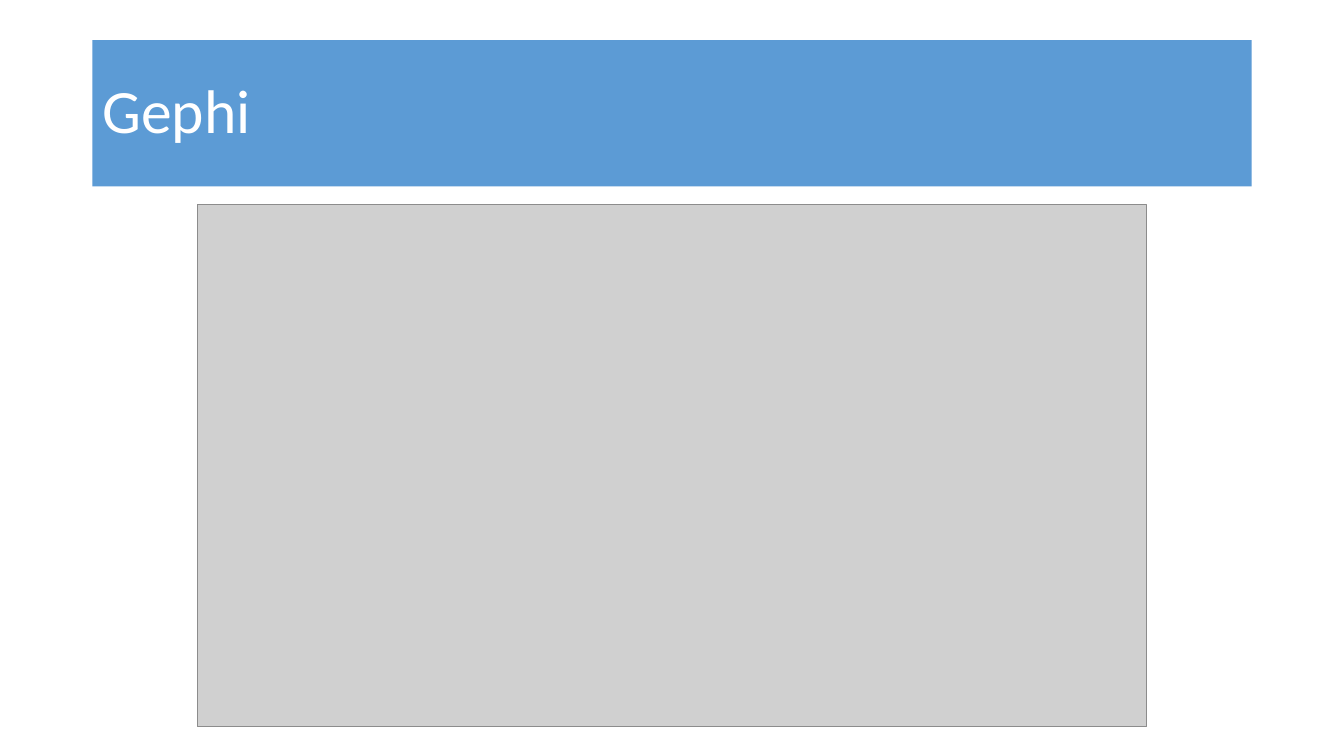
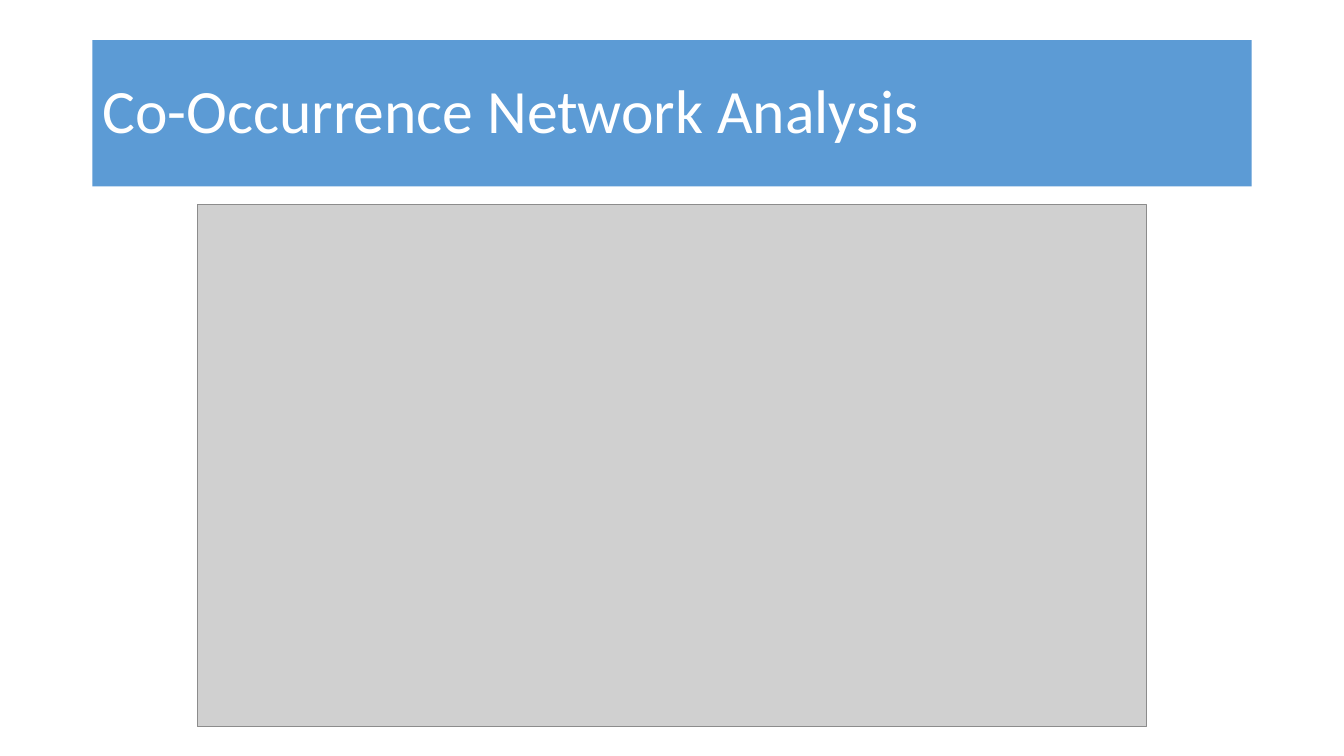
Before and after one commit to amysolman/PhD, a slide deck: slide 24 of Projects/Chapter1/community-assembly-edit.pptx. Drawn at 1344x756 pixels with LibreOffice and Linux fonts; fonts in the diff are those of the drawing; grey boxes stand for pictures. Boxes give left, top, right and bottom in pixels: in the first picture for what was removed or moved away, otherwise in the second. Text is boxed around its words. In the diff, an @@ line names an element or a change of style, - is before the commit and + after.

Commit message:
Statistical Analysis Scripts

```diff
--- a/Projects/Chapter1/community-assembly-edit.pptx
+++ b/Projects/Chapter1/community-assembly-edit.pptx
@@ title at bbox=[102, 90, 918, 143]: text changed @@
-Gephi
+Co-Occurrence Network Analysis
```
Also in this commit, not shown: 2 other slides changed, 16 other files.
